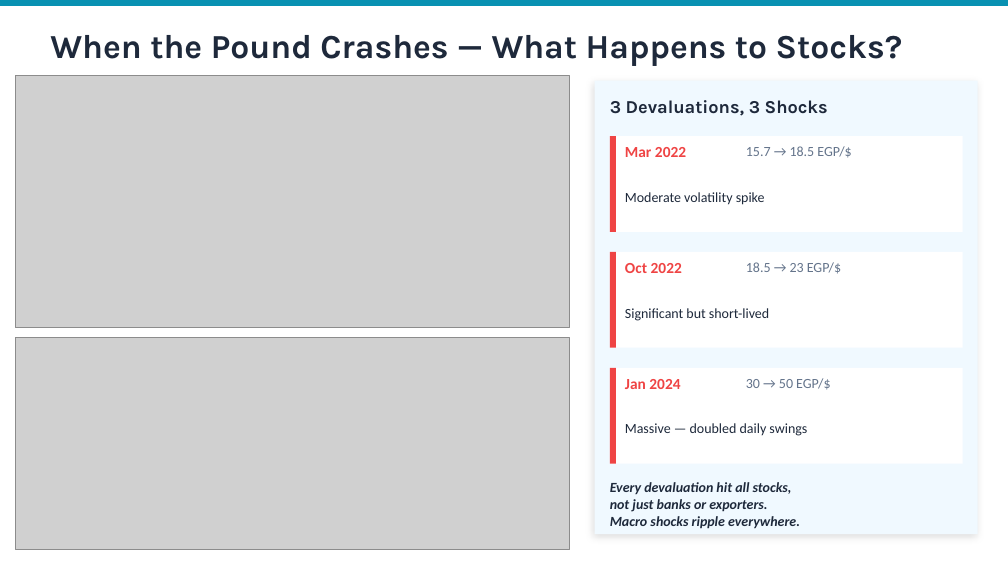
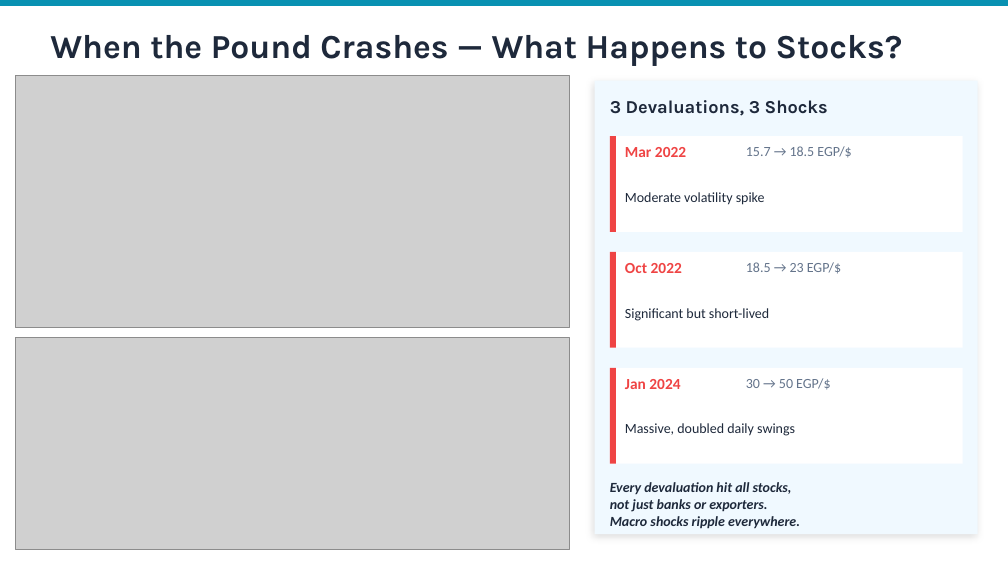
Before and after one commit to mohamedredasafan1/dataroom, a slide deck: slide 8 of EGX30_Presentation_Final.pptx. Drawn at 1008x567 pixels with LibreOffice and Linux fonts; fonts in the diff are those of the drawing; grey boxes stand for pictures. Boxes give left, top, right and bottom in pixels: in the first picture for what was removed or moved away, otherwise in the second. Text is boxed around its words. In the diff, an @@ line names an element or a change of style, - is before the commit and + after.

```diff
--- a/EGX30_Presentation_Final.pptx
+++ b/EGX30_Presentation_Final.pptx
@@ text at [625,423,795,436]: text changed @@
-Massive — doubled daily swings
+Massive, doubled daily swings
```
Also in this commit, not shown: 9 other slides changed.
